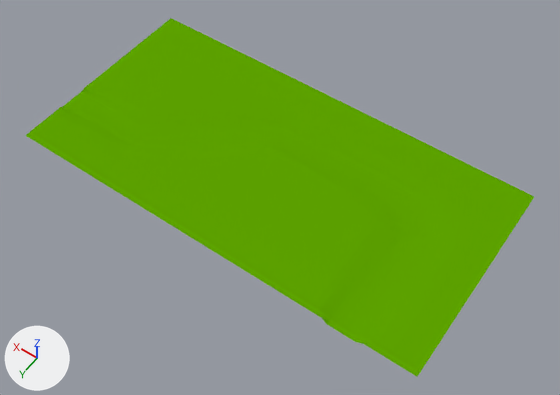
The Blender file Assets/Maps/Level02/Level02_Map.blend, before and after one commit.
Rendered twice from a 50 mm lens placed at (-26.2, 35.2, 51.7), pointed at (-2.0, 1.3, -1.5). The lights are fixed; the arrows at lower left show +X, +Y and +Z.
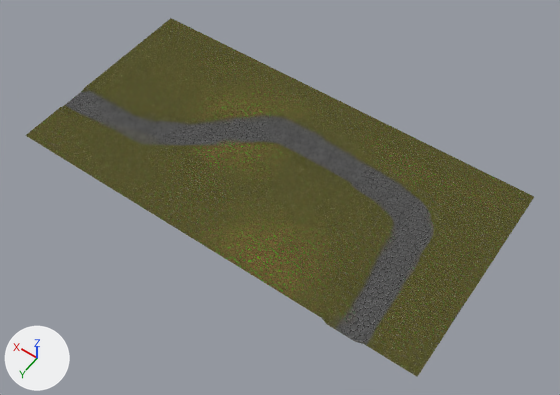
Location of each change, (x1, y1, x2, y2) in pixels of the pictures (560 x 395 px):
'Plane', surface changed (green to yellow): (25, 18, 534, 377) in both

The change in detail:
Picture 'Untitled' (img_untitled) is new.
In material 'Material.001' (mat_material_001), base_color is no longer (0.112, 0.378, 0.0), green #5ea500.
In material 'Material.001' (mat_material_001), texture is now set to img_untitled.
